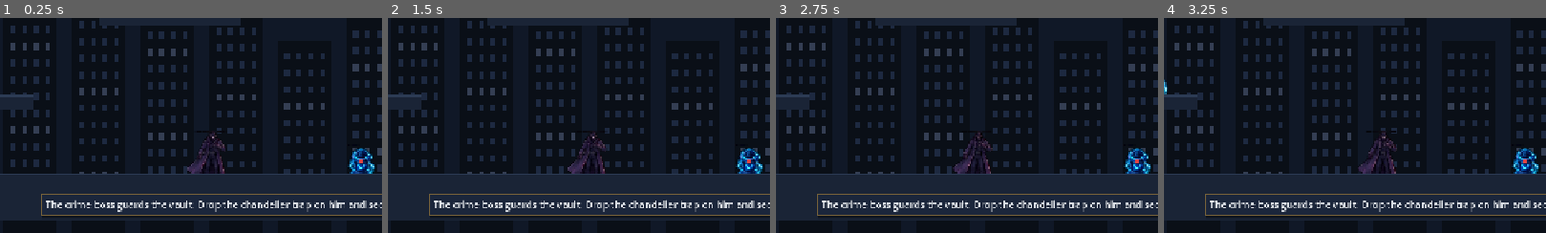
Above: before the commit, frames 1-4 (left to right).
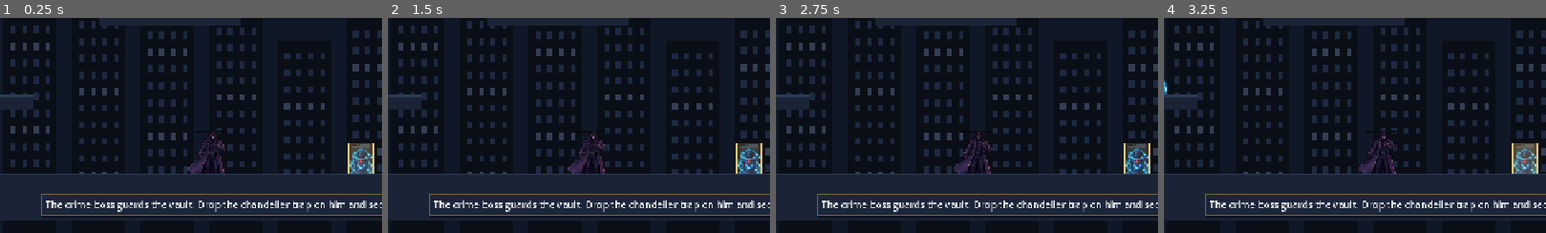
Above: after the commit, the same moments.

Repository: aryangetsreal/Bounce-flux
Game: Godot game, scene res://scenes/levels/headquarters.tscn
Two runs of this game, one before a commit and one after it. Both use one fixed random seed, a clock stepped at 60 frames per second and the inputs below. This scene is started directly instead of the project's main scene.
Inputs (mouse positions are % of the whole screen's width and height, from its top left):
- Up to frame 1 (0.25 s): no input
- Up to frame 2 (1.5 s): tap Enter (ui_accept) at 0.5 s; move the mouse to (72, 45) at 0.52 s; hold R (rewind) 0.53-1.28 s; hold D (move_right) from 0.53 s (still down); click (72, 45) at 0.67 s; tap Space (jump) at 0.77 s; move the mouse to (30, 55) at 1.27 s; tap R (rewind) at 1.35 s
- Up to frame 3 (2.75 s): tap Space (jump) at 1.52 s; move the mouse to (60, 28) at 2.02 s; release D (move_right) at 2.03 s; hold A (move_left) from 2.03 s (still down); hold R (rewind) from 2.03 s (still down)
- Up to frame 4 (3.25 s): move the mouse to (45, 70) at 2.77 s; release A (move_left) at 2.78 s; release R (rewind) at 2.78 s; hold D (move_right) from 2.78 s (still down); tap R (rewind) at 2.85 s; click (45, 70) at 2.92 s; tap Space (jump) at 3.02 s
The pictures show only the part of the screen within x 15-65%, y 50-100%; the shares and areas given below are measured in that part.

The runs differ from the first frame. In frame 1, 1.0% of the frame differs, in the area x 91-98%, y 58-73%; in frame 2, 1.0%; in frame 3, 1.0%; in frame 4, 1.0%.

Commit message:
fix: retain electrical feedback with textures and verify repeatable trap resets

Diff:
--- a/scripts/trap.gd
+++ b/scripts/trap.gd
@@ -231,22 +231,13 @@
 				draw_rect(Rect2(-24, -24, 48, 48), Color("48d9e8"), false, 2)
 
 		TrapType.ELECTRICAL:
-			if texture:
-				draw_texture_rect(texture, Rect2(-24, -28, 48, 56), false)
-				if active_hazard:
-					var cyan_glow := Color(0.2, 0.8, 0.95, 0.35)
-					draw_rect(Rect2(-16, -20, 32, 40), cyan_glow)
-				else:
-					draw_rect(Rect2(-3, -3, 6, 6), Color("e04545"))
-				return
-
 			# Pixelated electrical emitter node
 			draw_rect(Rect2(-16, -28, 32, 56), Color("121926"))
 			draw_rect(Rect2(-12, -24, 24, 48), Color("1a2436"))
 			draw_rect(Rect2(-14, -28, 28, 6), Color("2c3b54"))
 			draw_rect(Rect2(-14, 22, 28, 6), Color("2c3b54"))
 			if texture:
-				draw_texture_rect(texture, Rect2(-24, -24, 48, 48), false)
+				draw_texture_rect(texture, Rect2(-24, -28, 48, 56), false)
 			var field := Rect2(-ELECTRIC_SIZE / 2, ELECTRIC_SIZE)
 			if electric_phase == ElectricPhase.CHARGING:
 				var charge := fposmod(time_elapsed, maxf(cycle_time, 0.2)) / (maxf(cycle_time, 0.2) * 0.25)
--- a/tests/trap_cycles.gd
+++ b/tests/trap_cycles.gd
@@ -154,6 +154,16 @@
 		check(await wait_state(crate,crate.CrateState.IMPACT), "Repeat cycle %d reaches impact" % cycle)
 		check(await wait_state(crate,crate.CrateState.READY), "Repeat cycle %d returns ready" % cycle)
 	check(impacts[0] == 3 and get_nodes_in_group("traps").size() == 1, "Repeated triggering creates no duplicate impacts or boxes")
+	crate.trigger_trap()
+	await ticks(4)
+	player.reset_checkpoint()
+	var reset_warning_time: float = crate.state_time
+	Input.action_press("rewind")
+	await ticks(12)
+	check(crate.state_time == reset_warning_time, "Checkpoint history reset while R is held freezes the box without corrupting its warning")
+	Input.action_release("rewind")
+	check(await wait_state(crate,crate.CrateState.IMPACT), "Box resumes and impacts after rewind with empty history is released")
+	check(await wait_state(crate,crate.CrateState.READY), "Box rearms after checkpoint/time-control reset")
 	# Already-overlapping players can rearm after a rewind restore to READY.
 	var ready: Dictionary = crate.capture_rewind_state()
 	player.position = current_scene.get_node("World/TrapRelease/Marker").global_position
Not shown, changed: docs/MANUAL_EDITING.md
Not shown, added: docs/TARGETED_FIXES_REPORT.md
